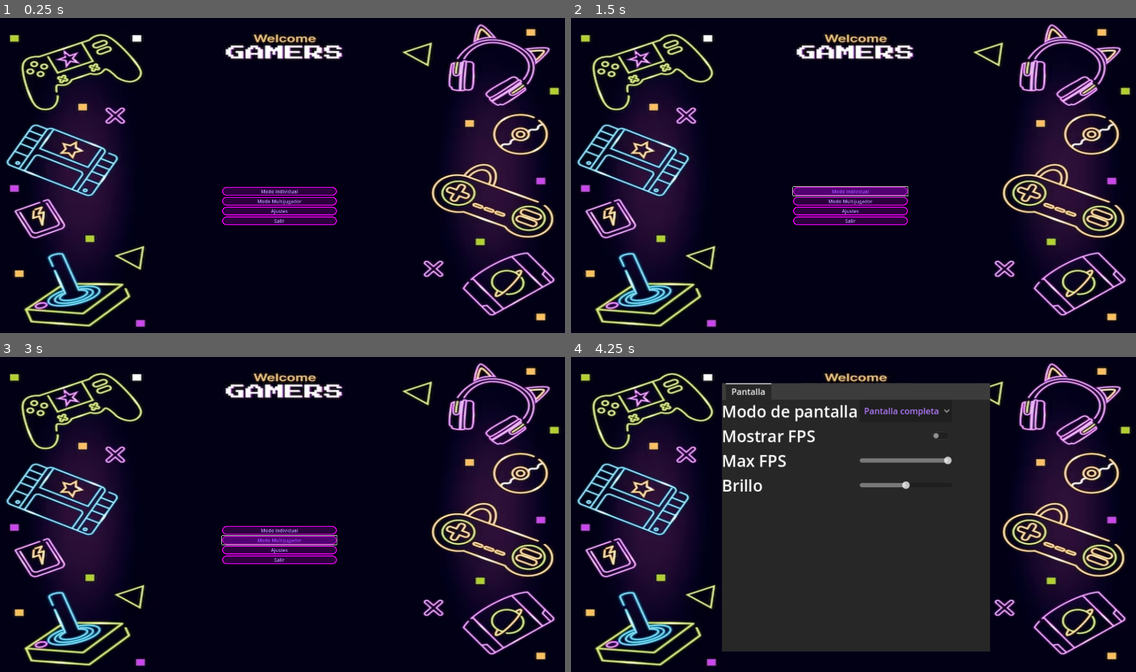
Above: before the commit, frames 1-4 (two rows, left to right).
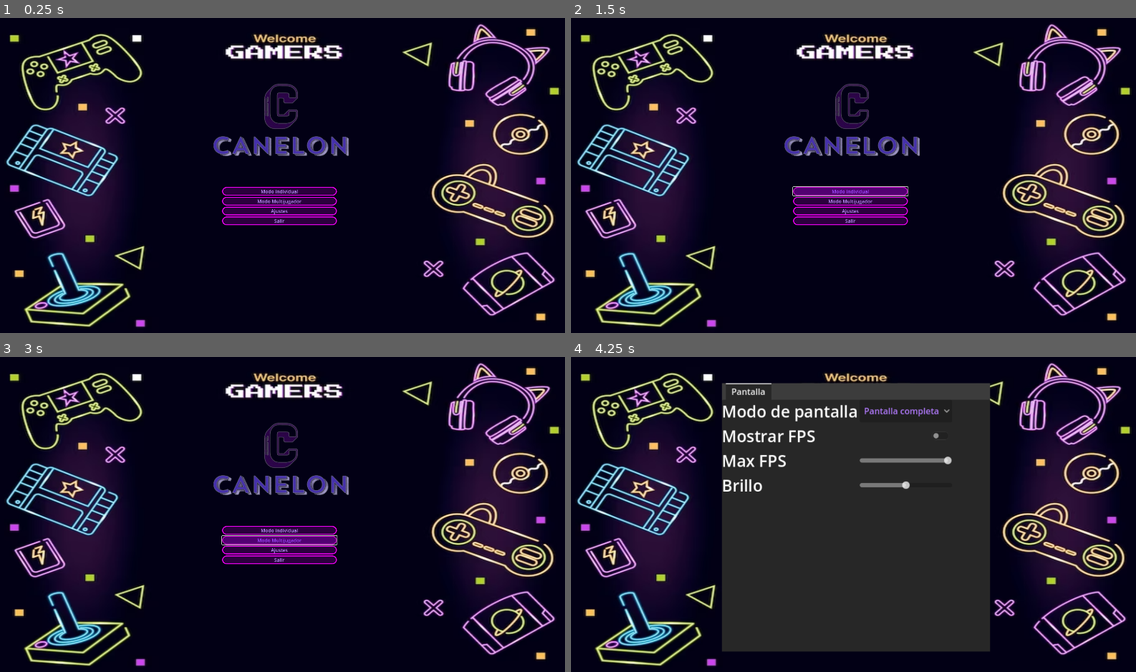
Above: after the commit, the same moments.

Repository: juansgamo/CANELON
Game: Godot game, scene res://scenes/menu.tscn
Same seed, same stepped clock (60 frames per second), same inputs: the game is played once before the commit and once after it.
Inputs:
- Up to frame 1 (0.25 s): no input
- Up to frame 2 (1.5 s): click "Modo individual" at 0.5 s; click "Modo individual" at 1.25 s
- Up to frame 3 (3 s): click "Modo individual" at 2 s; click "Modo Multijugador" at 2.75 s
- Up to frame 4 (4.25 s): click "Ajustes" at 3.5 s

The runs differ from the first frame. In frame 1, 1.3% of the frame differs, in the area x 37-62%, y 20-44%; in frame 2, 1.3%; in frame 3, 1.3%; in frame 4, nothing differs.

Commit message:
Fix de bugs flappy2

Diff:
--- a/scenes/menu.tscn
+++ b/scenes/menu.tscn
@@ -2,11 +2,11 @@
 
 [ext_resource type="StyleBox" uid="uid://s0vig18r7r8a" path="res://styles/boton_hover.tres" id="1_pnk5d"]
 [ext_resource type="Script" path="res://scripts/menu.gd" id="1_xwwtt"]
+[ext_resource type="Texture2D" uid="uid://c5rj5qo052ewr" path="res://images/CANELON.png" id="2_gok5o"]
 [ext_resource type="StyleBox" uid="uid://cl2i0rp6x7e64" path="res://styles/boton.tres" id="2_sd4ws"]
 [ext_resource type="StyleBox" uid="uid://cq0u5xjk2tq46" path="res://styles/boton_press.tres" id="3_f0mke"]
 [ext_resource type="PackedScene" uid="uid://ck2krdxor5a6b" path="res://scenes/parallax_background.tscn" id="4_k150q"]
 [ext_resource type="AudioStream" uid="uid://chp4pg50js27c" path="res://sounds/menu.mp3" id="6_qr16y"]
-[ext_resource type="Texture2D" uid="uid://bawdy6c7x020x" path="res://images/FLAPPY.png" id="7_5twdy"]
 [ext_resource type="PackedScene" uid="uid://mgesb0krb0v7" path="res://scenes/ajustes.tscn" id="8_60l7p"]
 [ext_resource type="Script" path="res://scenes/ajustes.gd" id="9_du732"]
 
@@ -33,7 +33,7 @@
 position = Vector2(928, 350)
 rotation = 0.000174494
 scale = Vector2(1.20883, 1.21314)
-texture = ExtResource("7_5twdy")
+texture = ExtResource("2_gok5o")
 
 [node name="VBoxContainer" type="VBoxContainer" parent="."]
 layout_mode = 0
